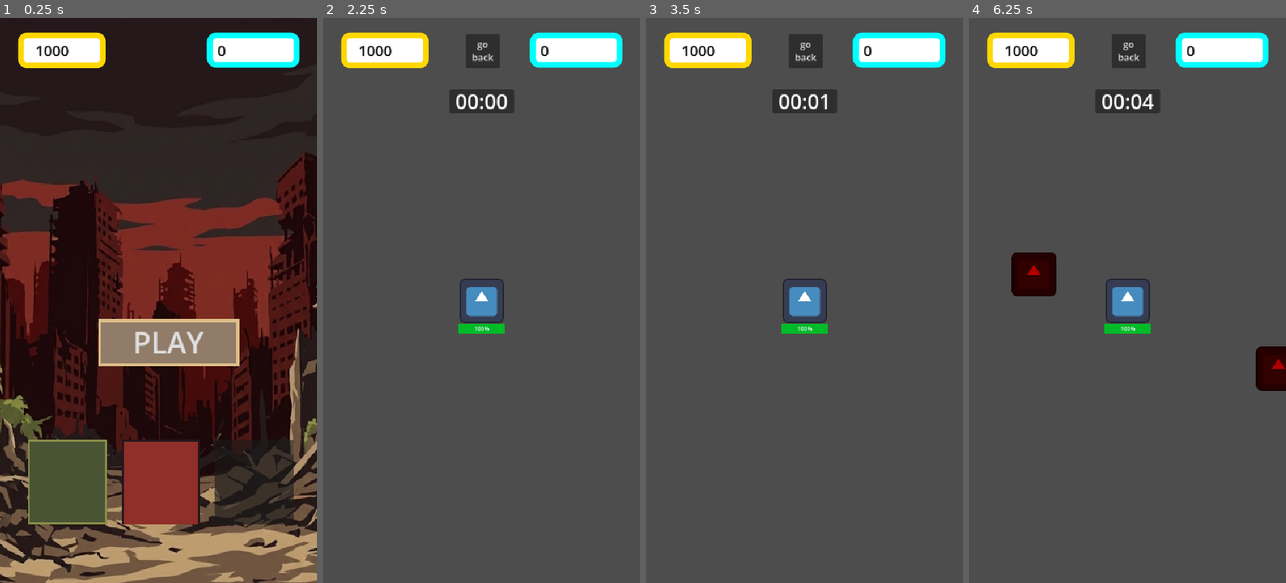
Above: before the commit, frames 1-4 (left to right).
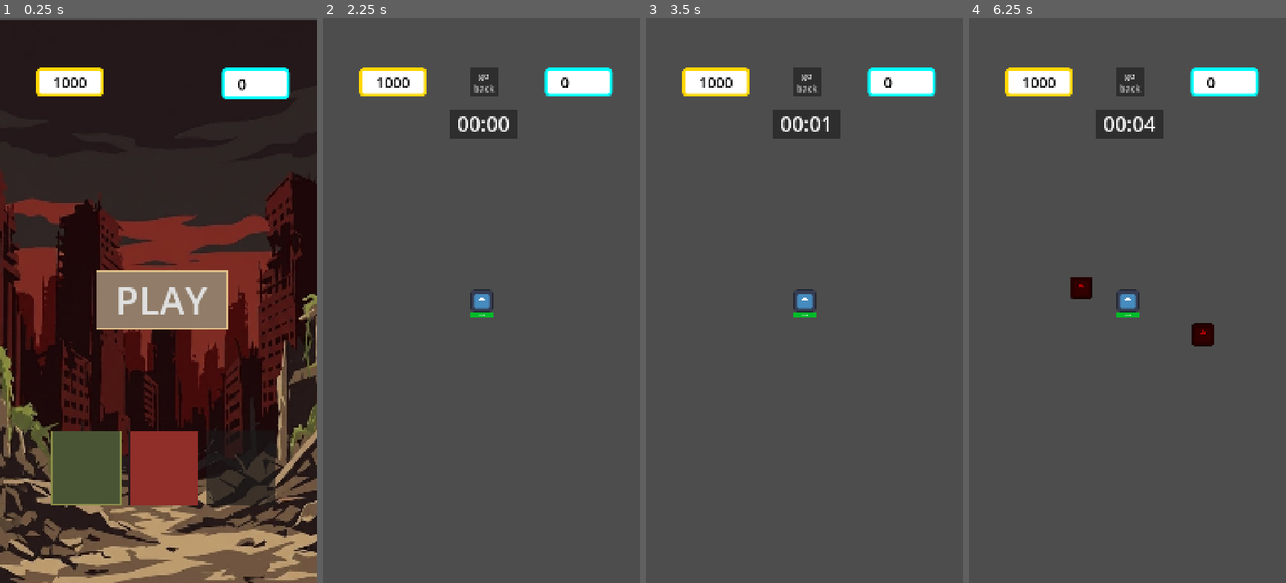
Above: after the commit, the same moments.

Repository: StenSOS/idlesurvivor
Game: Godot game, scene res://mainMenu/main_menu.tscn
Same seed, same stepped clock (60 frames per second), same inputs: the game is played once before the commit and once after it. The engine's default icon, where the game draws it, is replaced by a stand-in: a white triangle on a blue panel in a dark square.
Inputs:
- Up to frame 1 (0.25 s): no input
- Up to frame 2 (2.25 s): click "PLAY" at 0.5 s; click "go back" at 1.25 s; click "PLAY" at 2 s
- Up to frame 3 (3.5 s): tap Enter at 2.75 s
- Up to frame 4 (6.25 s): tap Space at 3.5 s

The runs differ from the first frame. In frame 1, 39% of the frame differs, in the area x 0-100%, y 0-100%; in frame 2, 8.9%; in frame 3, 8.8%; in frame 4, 11%.

Commit message:
adjustment

Diff:
--- a/main/main.tscn
+++ b/main/main.tscn
@@ -38,10 +38,10 @@
 anchors_preset = 5
 anchor_left = 0.5
 anchor_right = 0.5
-offset_left = -55.0
-offset_top = 121.0
-offset_right = 55.0
-offset_bottom = 161.0
+offset_left = -110.0
+offset_top = 309.0
+offset_right = 120.0
+offset_bottom = 407.0
 grow_horizontal = 2
 
 [node name="timerLabel" type="Label" parent="HUD/Panel"]
@@ -57,14 +57,14 @@
 offset_bottom = 24.5
 grow_horizontal = 2
 grow_vertical = 2
-theme_override_font_sizes/font_size = 35
+theme_override_font_sizes/font_size = 70
 text = "TİME"
 
 [node name="Panel2" type="Panel" parent="HUD"]
-offset_left = 30.0
-offset_top = 24.0
-offset_right = 180.0
-offset_bottom = 85.0
+offset_left = 122.0
+offset_top = 168.0
+offset_right = 352.0
+offset_bottom = 266.0
 theme_override_styles/panel = SubResource("StyleBoxFlat_xwkvk")
 
 [node name="moneyLabel" type="Label" parent="HUD/Panel2"]
@@ -81,17 +81,17 @@
 grow_horizontal = 2
 grow_vertical = 2
 theme_override_colors/font_color = Color(0, 0, 0, 1)
-theme_override_font_sizes/font_size = 25
+theme_override_font_sizes/font_size = 50
 text = "MONEY"
 
 [node name="Panel3" type="Panel" parent="HUD"]
 anchors_preset = 1
 anchor_left = 1.0
 anchor_right = 1.0
-offset_left = -188.0
-offset_top = 24.0
-offset_right = -30.0
-offset_bottom = 84.0
+offset_left = -325.0
+offset_top = 168.0
+offset_right = -95.0
+offset_bottom = 266.0
 grow_horizontal = 0
 theme_override_styles/panel = SubResource("StyleBoxFlat_c651c")
 
@@ -109,14 +109,15 @@
 grow_horizontal = 2
 grow_vertical = 2
 theme_override_colors/font_color = Color(0, 0, 0, 1)
-theme_override_font_sizes/font_size = 25
+theme_override_font_sizes/font_size = 50
 text = "DİAMOND"
 
 [node name="returnMenuButton" type="Button" parent="HUD"]
-offset_left = 243.0
-offset_top = 27.0
-offset_right = 301.0
-offset_bottom = 85.0
+offset_left = 499.0
+offset_top = 168.0
+offset_right = 597.0
+offset_bottom = 266.0
+theme_override_font_sizes/font_size = 31
 text = "go
 back"
 
--- a/mainMenu/main_menu.tscn
+++ b/mainMenu/main_menu.tscn
@@ -82,18 +82,22 @@
 offset_bottom = 40.0
 script = ExtResource("1_27owx")
 
-[node name="Uamed" type="Sprite2D" parent="."]
-position = Vector2(273, 512)
-scale = Vector2(0.981396, 1.091)
+[node name="TextureRect" type="TextureRect" parent="."]
+layout_mode = 0
+offset_left = -79.0
+offset_top = 4.0
+offset_right = 1159.0
+offset_bottom = 2122.0
 texture = ExtResource("2_gmjeq")
+expand_mode = 1
 
 [node name="HUD" type="CanvasLayer" parent="."]
 
 [node name="Panel2" type="Panel" parent="HUD"]
-offset_left = 30.0
-offset_top = 24.0
-offset_right = 180.0
-offset_bottom = 85.0
+offset_left = 122.0
+offset_top = 168.0
+offset_right = 352.0
+offset_bottom = 266.0
 theme_override_styles/panel = SubResource("StyleBoxFlat_urgxs")
 
 [node name="moneyLabel" type="Label" parent="HUD/Panel2"]
@@ -110,18 +114,19 @@
 grow_horizontal = 2
 grow_vertical = 2
 theme_override_colors/font_color = Color(0, 0, 0, 1)
-theme_override_font_sizes/font_size = 25
+theme_override_font_sizes/font_size = 50
 text = "MONEY"
 
 [node name="Panel3" type="Panel" parent="HUD"]
 anchors_preset = 1
 anchor_left = 1.0
 anchor_right = 1.0
-offset_left = -188.0
-offset_top = 24.0
-offset_right = -30.0
-offset_bottom = 84.0
+offset_left = -325.0
+offset_top = 168.0
+offset_right = -95.0
+offset_bottom = 266.0
 grow_horizontal = 0
+scale = Vector2(1, 1.10872)
 theme_override_styles/panel = SubResource("StyleBoxFlat_27owx")
 
 [node name="diamondLabel" type="Label" parent="HUD/Panel3"]
@@ -138,7 +143,7 @@
 grow_horizontal = 2
 grow_vertical = 2
 theme_override_colors/font_color = Color(0, 0, 0, 1)
-theme_override_font_sizes/font_size = 25
+theme_override_font_sizes/font_size = 50
 text = "DİAMOND"
 
 [node name="playButton" type="Button" parent="."]
@@ -148,13 +153,13 @@
 anchor_top = 0.5
 anchor_right = 0.5
 anchor_bottom = 0.5
-offset_left = 147.0
-offset_top = 492.0
-offset_right = 387.0
-offset_bottom = 569.0
+offset_left = 305.0
+offset_top = 839.0
+offset_right = 753.0
+offset_bottom = 1036.0
 grow_horizontal = 2
 grow_vertical = 2
-theme_override_font_sizes/font_size = 50
+theme_override_font_sizes/font_size = 130
 theme_override_styles/hover = SubResource("StyleBoxFlat_i514n")
 theme_override_styles/pressed = SubResource("StyleBoxFlat_jbs4j")
 theme_override_styles/normal = SubResource("StyleBoxFlat_jbs4j")
@@ -167,10 +172,10 @@
 anchor_top = 1.0
 anchor_right = 1.0
 anchor_bottom = 1.0
-offset_left = 67.0
-offset_top = 676.0
-offset_right = 438.0
-offset_bottom = 816.0
+offset_left = 175.0
+offset_top = 1360.0
+offset_right = 893.0
+offset_bottom = 1608.0
 grow_horizontal = 2
 grow_vertical = 0
 scale = Vector2(1.00422, 1.02353)
@@ -198,41 +203,72 @@
 [node name="PlayerUpgradePanel" type="Panel" parent="."]
 visible = false
 layout_mode = 0
-offset_left = 82.0
-offset_top = 102.0
-offset_right = 476.0
-offset_bottom = 707.0
+offset_left = 224.0
+offset_top = 393.0
+offset_right = 911.0
+offset_bottom = 1481.0
 
 [node name="title" type="Panel" parent="PlayerUpgradePanel"]
 layout_mode = 0
-offset_left = 104.0
-offset_top = -30.0
-offset_right = 268.0
+offset_left = 213.0
+offset_top = -49.0
+offset_right = 502.0
+offset_bottom = 6.0
 
 [node name="Label" type="Label" parent="PlayerUpgradePanel/title"]
 layout_mode = 0
-offset_right = 163.0
-offset_bottom = 34.0
-theme_override_font_sizes/font_size = 18
+offset_left = 1.0
+offset_right = 289.0
+offset_bottom = 53.0
+theme_override_font_sizes/font_size = 33
 text = "Player Upgrades"
 horizontal_alignment = 1
 vertical_alignment = 1
 
 [node name="VBoxContainer" type="VBoxContainer" parent="PlayerUpgradePanel"]
 layout_mode = 0
-offset_right = 394.0
-offset_bottom = 605.0
+offset_right = 677.0
+offset_bottom = 1092.0
 
 [node name="damageUpgradePanel" type="Panel" parent="PlayerUpgradePanel/VBoxContainer"]
 layout_mode = 2
 size_flags_vertical = 3
 
 [node name="Sprite2D" type="Sprite2D" parent="PlayerUpgradePanel/VBoxContainer/damageUpgradePanel"]
+position = Vector2(104, 79)
+scale = Vector2(0.75, 0.71875)
+texture = ExtResource("2_phg2d")
+
+[node name="Label" type="Label" parent="PlayerUpgradePanel/VBoxContainer/damageUpgradePanel"]
+layout_mode = 0
+offset_left = 218.0
+offset_top = 35.0
+offset_right = 452.0
+offset_bottom = 130.0
+theme_override_font_sizes/font_size = 27
+text = "+1 Player Damage
+5 Coin"
+
+[node name="playerDamageButton" type="Button" parent="PlayerUpgradePanel/VBoxContainer/damageUpgradePanel"]
+layout_mode = 0
+offset_left = 531.0
+offset_top = 33.0
+offset_right = 643.0
+offset_bottom = 135.0
+theme_override_font_sizes/font_size = 41
+text = "Buy
+"
+
+[node name="healthUpgradePanel" type="Panel" parent="PlayerUpgradePanel/VBoxContainer"]
+layout_mode = 2
+size_flags_vertical = 3
+
+[node name="Sprite2D" type="Sprite2D" parent="PlayerUpgradePanel/VBoxContainer/healthUpgradePanel"]
 position = Vector2(50, 43)
 scale = Vector2(0.453125, 0.46875)
 texture = ExtResource("2_phg2d")
 
-[node name="Label" type="Label" parent="PlayerUpgradePanel/VBoxContainer/damageUpgradePanel"]
+[node name="Label" type="Label" parent="PlayerUpgradePanel/VBoxContainer/healthUpgradePanel"]
 layout_mode = 0
 offset_left = 104.0
 offset_top = 17.0
@@ -241,7 +277,7 @@
 text = "+1 Player Damage
 5 Coin"
 
-[node name="playerDamageButton" type="Button" parent="PlayerUpgradePanel/VBoxContainer/damageUpgradePanel"]
+[node name="playerHealthButton" type="Button" parent="PlayerUpgradePanel/VBoxContainer/healthUpgradePanel"]
 layout_mode = 0
 offset_left = 294.0
 offset_top = 11.0
@@ -250,25 +286,25 @@
 text = "Buy
 "
 
-[node name="healthUpgradePanel" type="Panel" parent="PlayerUpgradePanel/VBoxContainer"]
-layout_mode = 2
-size_flags_vertical = 3
-
-[node name="Sprite2D" type="Sprite2D" parent="PlayerUpgradePanel/VBoxContainer/healthUpgradePanel"]
+[node name="UpgradePanel" type="Panel" parent="PlayerUpgradePanel/VBoxContainer"]
+layout_mode = 2
+size_flags_vertical = 3
+
+[node name="Sprite2D" type="Sprite2D" parent="PlayerUpgradePanel/VBoxContainer/UpgradePanel"]
 position = Vector2(50, 43)
 scale = Vector2(0.453125, 0.46875)
 texture = ExtResource("2_phg2d")
 
-[node name="Label" type="Label" parent="PlayerUpgradePanel/VBoxContainer/healthUpgradePanel"]
+[node name="Label" type="Label" parent="PlayerUpgradePanel/VBoxContainer/UpgradePanel"]
 layout_mode = 0
 offset_left = 104.0
 offset_top = 17.0
 offset_right = 144.0
 offset_bottom = 40.0
-text = "+1 Player Damage
+text = "+1 Player upgrade1
 5 Coin"
 
-[node name="playerHealthButton" type="Button" parent="PlayerUpgradePanel/VBoxContainer/healthUpgradePanel"]
+[node name="playerDamageButton" type="Button" parent="PlayerUpgradePanel/VBoxContainer/UpgradePanel"]
 layout_mode = 0
 offset_left = 294.0
 offset_top = 11.0
@@ -277,25 +313,25 @@
 text = "Buy
 "
 
-[node name="UpgradePanel" type="Panel" parent="PlayerUpgradePanel/VBoxContainer"]
-layout_mode = 2
-size_flags_vertical = 3
-
-[node name="Sprite2D" type="Sprite2D" parent="PlayerUpgradePanel/VBoxContainer/UpgradePanel"]
+[node name="UpgradePanel2" type="Panel" parent="PlayerUpgradePanel/VBoxContainer"]
+layout_mode = 2
+size_flags_vertical = 3
+
+[node name="Sprite2D" type="Sprite2D" parent="PlayerUpgradePanel/VBoxContainer/UpgradePanel2"]
 position = Vector2(50, 43)
 scale = Vector2(0.453125, 0.46875)
 texture = ExtResource("2_phg2d")
 
-[node name="Label" type="Label" parent="PlayerUpgradePanel/VBoxContainer/UpgradePanel"]
+[node name="Label" type="Label" parent="PlayerUpgradePanel/VBoxContainer/UpgradePanel2"]
 layout_mode = 0
 offset_left = 104.0
 offset_top = 17.0
 offset_right = 144.0
 offset_bottom = 40.0
-text = "+1 Player upgrade1
+text = "+1 Player upgrade2
 5 Coin"
 
-[node name="playerDamageButton" type="Button" parent="PlayerUpgradePanel/VBoxContainer/UpgradePanel"]
+[node name="playerDamageButton" type="Button" parent="PlayerUpgradePanel/VBoxContainer/UpgradePanel2"]
 layout_mode = 0
 offset_left = 294.0
 offset_top = 11.0
@@ -304,25 +340,25 @@
 text = "Buy
 "
 
-[node name="UpgradePanel2" type="Panel" parent="PlayerUpgradePanel/VBoxContainer"]
-layout_mode = 2
-size_flags_vertical = 3
-
-[node name="Sprite2D" type="Sprite2D" parent="PlayerUpgradePanel/VBoxContainer/UpgradePanel2"]
+[node name="UpgradePanel5" type="Panel" parent="PlayerUpgradePanel/VBoxContainer"]
+layout_mode = 2
+size_flags_vertical = 3
+
+[node name="Sprite2D" type="Sprite2D" parent="PlayerUpgradePanel/VBoxContainer/UpgradePanel5"]
 position = Vector2(50, 43)
 scale = Vector2(0.453125, 0.46875)
 texture = ExtResource("2_phg2d")
 
-[node name="Label" type="Label" parent="PlayerUpgradePanel/VBoxContainer/UpgradePanel2"]
+[node name="Label" type="Label" parent="PlayerUpgradePanel/VBoxContainer/UpgradePanel5"]
 layout_mode = 0
 offset_left = 104.0
 offset_top = 17.0
 offset_right = 144.0
 offset_bottom = 40.0
-text = "+1 Player upgrade2
+text = "+1 Player upgrade3
 5 Coin"
 
-[node name="playerDamageButton" type="Button" parent="PlayerUpgradePanel/VBoxContainer/UpgradePanel2"]
+[node name="playerDamageButton" type="Button" parent="PlayerUpgradePanel/VBoxContainer/UpgradePanel5"]
 layout_mode = 0
 offset_left = 294.0
 offset_top = 11.0
@@ -331,25 +367,25 @@
 text = "Buy
 "
 
-[node name="UpgradePanel5" type="Panel" parent="PlayerUpgradePanel/VBoxContainer"]
-layout_mode = 2
-size_flags_vertical = 3
-
-[node name="Sprite2D" type="Sprite2D" parent="PlayerUpgradePanel/VBoxContainer/UpgradePanel5"]
+[node name="UpgradePanel6" type="Panel" parent="PlayerUpgradePanel/VBoxContainer"]
+layout_mode = 2
+size_flags_vertical = 3
+
+[node name="Sprite2D" type="Sprite2D" parent="PlayerUpgradePanel/VBoxContainer/UpgradePanel6"]
 position = Vector2(50, 43)
 scale = Vector2(0.453125, 0.46875)
 texture = ExtResource("2_phg2d")
 
-[node name="Label" type="Label" parent="PlayerUpgradePanel/VBoxContainer/UpgradePanel5"]
+[node name="Label" type="Label" parent="PlayerUpgradePanel/VBoxContainer/UpgradePanel6"]
 layout_mode = 0
 offset_left = 104.0
 offset_top = 17.0
 offset_right = 144.0
 offset_bottom = 40.0
-text = "+1 Player upgrade3
+text = "+1 Player upgrade4
 5 Coin"
 
-[node name="playerDamageButton" type="Button" parent="PlayerUpgradePanel/VBoxContainer/UpgradePanel5"]
+[node name="playerDamageButton" type="Button" parent="PlayerUpgradePanel/VBoxContainer/UpgradePanel6"]
 layout_mode = 0
 offset_left = 294.0
 offset_top = 11.0
@@ -358,40 +394,13 @@
 text = "Buy
 "
 
-[node name="UpgradePanel6" type="Panel" parent="PlayerUpgradePanel/VBoxContainer"]
-layout_mode = 2
-size_flags_vertical = 3
-
-[node name="Sprite2D" type="Sprite2D" parent="PlayerUpgradePanel/VBoxContainer/UpgradePanel6"]
-position = Vector2(50, 43)
-scale = Vector2(0.453125, 0.46875)
-texture = ExtResource("2_phg2d")
-
-[node name="Label" type="Label" parent="PlayerUpgradePanel/VBoxContainer/UpgradePanel6"]
-layout_mode = 0
-offset_left = 104.0
-offset_top = 17.0
-offset_right = 144.0
-offset_bottom = 40.0
-text = "+1 Player upgrade4
-5 Coin"
-
-[node name="playerDamageButton" type="Button" parent="PlayerUpgradePanel/VBoxContainer/UpgradePanel6"]
-layout_mode = 0
-offset_left = 294.0
-offset_top = 11.0
-offset_right = 360.0
-offset_bottom = 73.0
-text = "Buy
-"
-
 [node name="TurretUpgradePanel" type="Panel" parent="."]
 visible = false
 layout_mode = 0
-offset_left = 82.0
-offset_top = 102.0
-offset_right = 476.0
-offset_bottom = 707.0
+offset_left = 224.0
+offset_top = 393.0
+offset_right = 911.0
+offset_bottom = 1481.0
 
 [node name="VBoxContainer" type="VBoxContainer" parent="TurretUpgradePanel"]
 layout_mode = 0
@@ -540,10 +549,10 @@
 [node name="UpgradePanel" type="Panel" parent="."]
 visible = false
 layout_mode = 0
-offset_left = 82.0
-offset_top = 102.0
-offset_right = 476.0
-offset_bottom = 707.0
+offset_left = 224.0
+offset_top = 393.0
+offset_right = 911.0
+offset_bottom = 1481.0
 
 [node name="VBoxContainer" type="VBoxContainer" parent="UpgradePanel"]
 layout_mode = 0
--- a/project.godot
+++ b/project.godot
@@ -21,10 +21,10 @@
 
 [display]
 
-window/size/viewport_width=540
-window/size/viewport_height=960
+window/size/viewport_width=1080
+window/size/viewport_height=1920
 window/stretch/mode="canvas_items"
-window/stretch/aspect="expand"
+window/handheld/orientation=1
 
 [input_devices]
 
@@ -32,4 +32,4 @@
 
 [rendering]
 
-renderer/rendering_method="mobile"
+textures/vram_compression/import_etc2_astc=true
Not shown, added: export_presets.cfg
